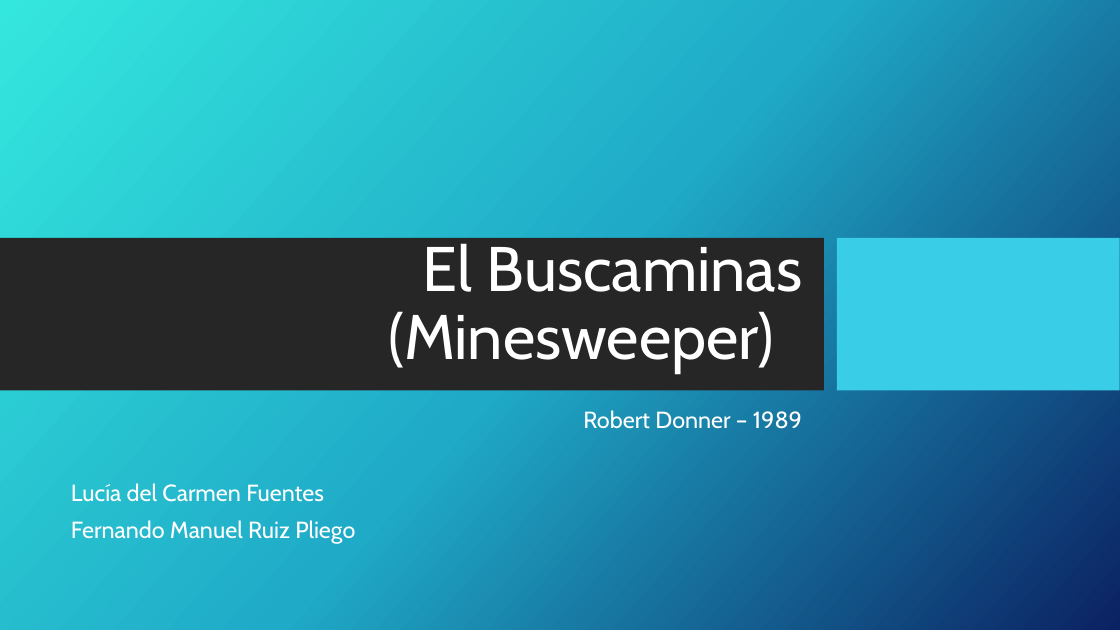
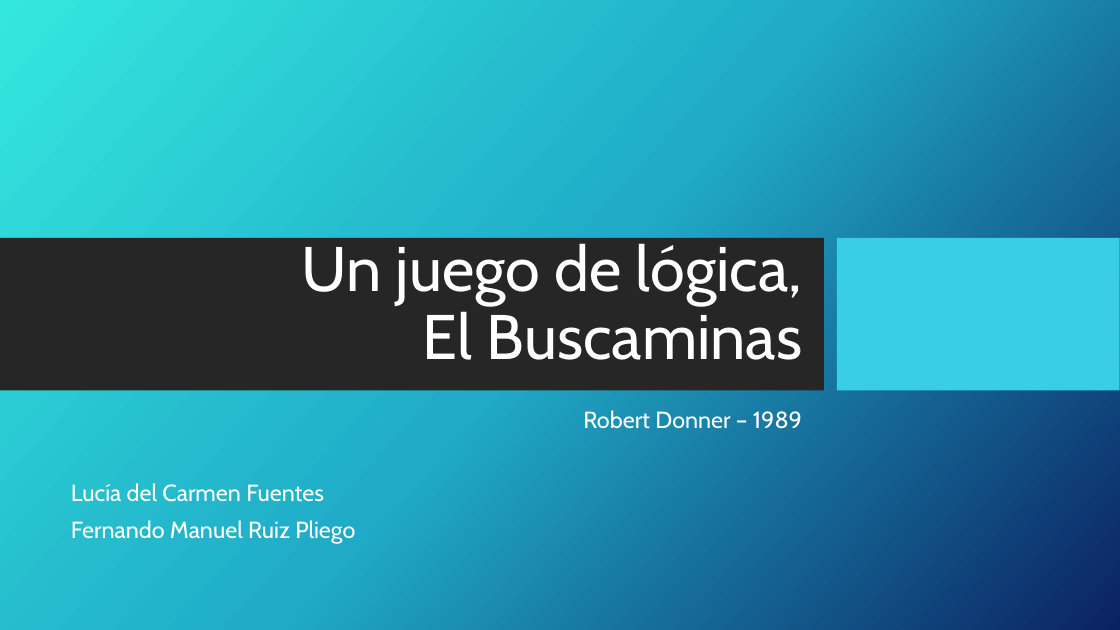
Before and after one commit to luciadcf/Trabajo-IA-Tetris, a slide deck: slide 1 of El Buscaminas.pptx. Drawn at 1120x630 pixels with LibreOffice and Linux fonts; fonts in the diff are those of the drawing; background and template pictures are left out. Boxes give left, top, right and bottom in pixels: in the first picture for what was removed or moved away, otherwise in the second. Text is boxed around its words. In the diff, an @@ line names an element or a change of style, - is before the commit and + after.

```diff
--- a/El Buscaminas.pptx
+++ b/El Buscaminas.pptx
@@ title at (302, 243, 802, 360): text changed @@
-El Buscaminas
-(Minesweeper)
+Un juego de lógica,
+El Buscaminas
```
Also in this commit, not shown: 1 other slide changed, 3 slides added.
